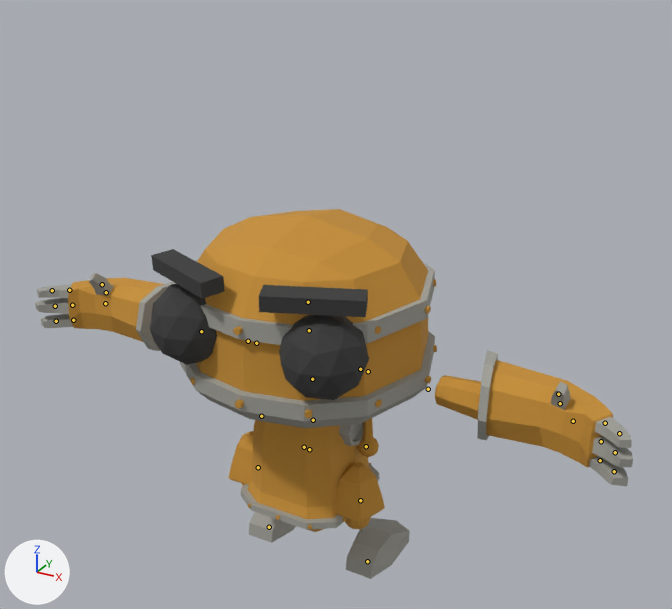
The glTF model assets3d/clash.glb, before and after one commit.
The view is the same before and after, from a 50 mm camera at (-243.4, 18.8, -255.2) aimed at (-247.4, 26.1, -258.8). Every picture has the same lights, and +X, +Y and +Z are marked at lower left. The older version comes first. The bones that change, and the others that lie on the model, are drawn over the model as lines.

Objects in the first picture: 'Foot.L', 'Foot.R', 'Hand.L', 'Hand.R', 'Head', 'Leg.L', 'LowerLeg.L', 'LowerLeg.R', 'Torso'.
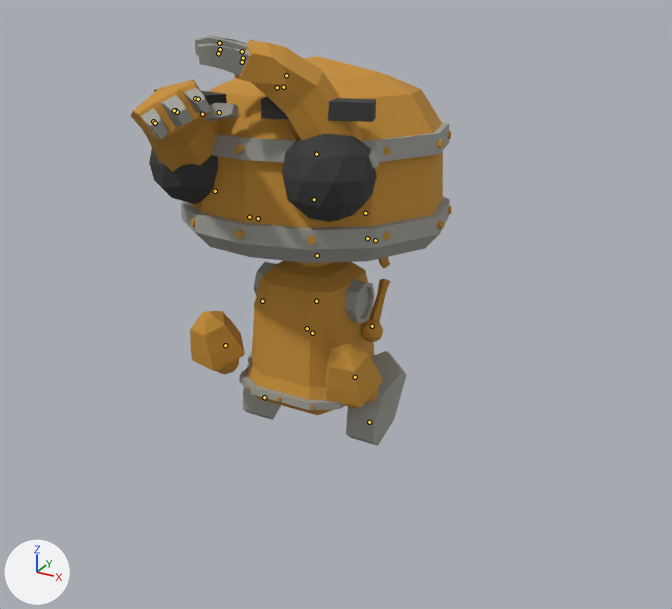
The newer file adds an action. The first version stands in its rest pose; the second is drawn at frame 8 of the action 'robot|Jump'.

What changed in the scene script:
```text
Change bone_foot_l:
    where bone_foot_l = bpy.data.objects['RobotArmature'].pose.bones['Foot.L']  # child of 'Bone'
    bone_foot_l.location: (0.0, 0.0, 0.0) -> (0.0, -0.0006, 0.0176)
    bone_foot_l.rotation_quaternion: (1.0, 0.0, 0.0, 0.0) -> (0.884, -0.467, 0.0, 0.0)  # degrees (0, 0, 0) -> degrees (-56, 0, 0)
Change bone_body:
    where bone_body = bpy.data.objects['RobotArmature'].pose.bones['Body']  # child of 'Bone'
    bone_body.location: (0.0, 0.0, 0.0) -> (0.0, 0.0133, -0.0009)
    bone_body.rotation_quaternion: (1.0, 0.0, 0.0, 0.0) -> (1.0, -0.012, 0.0, 0.0)  # degrees (0, 0, 0) -> degrees (-1, 0, 0)
Change bone_neck:
    where bone_neck = bpy.data.objects['RobotArmature'].pose.bones['Neck']  # child of 'Torso'
    bone_neck.rotation_quaternion: (1.0, 0.0, 0.0, 0.0) -> (0.989, -0.142, -0.011, 0.03)  # degrees (0, 0, 0) -> degrees (-16, -1, 4)
Change bone_head:
    where bone_head = bpy.data.objects['RobotArmature'].pose.bones['Head']  # child of 'Neck'
    bone_head.location: (0.0, 0.0, 0.0) -> (0.0001, 0.0012, 0.0003)
    bone_head.rotation_quaternion: (1.0, 0.0, 0.0, 0.0) -> (0.994, 0.106, -0.01, -0.008)  # degrees (0, 0, 0) -> degrees (12, -1, -1)
Change bone_upperarm_l:
    where bone_upperarm_l = bpy.data.objects['RobotArmature'].pose.bones['UpperArm.L']  # child of 'Shoulder.L'
    bone_upperarm_l.rotation_quaternion: (1.0, 0.0, 0.0, 0.0) -> (0.618, -0.017, -0.49, -0.615)  # degrees (0, 0, 0) -> degrees (48, -39, -108)
Change bone_lowerarm_l:
    where bone_lowerarm_l = bpy.data.objects['RobotArmature'].pose.bones['LowerArm.L']  # child of 'UpperArm.L'
    bone_lowerarm_l.rotation_quaternion: (1.0, 0.0, 0.0, 0.0) -> (0.707, 0.264, 0.569, -0.325)  # degrees (0, 0, 0) -> degrees (1, 78, -49)
Change bone_upperarm_r:
    where bone_upperarm_r = bpy.data.objects['RobotArmature'].pose.bones['UpperArm.R']  # child of 'Shoulder.R'
    bone_upperarm_r.rotation_quaternion: (1.0, 0.0, 0.0, 0.0) -> (0.496, -0.274, 0.596, 0.57)  # degrees (0, 0, 0) -> degrees (-109, 116, -34)
Change bone_lowerarm_r:
    where bone_lowerarm_r = bpy.data.objects['RobotArmature'].pose.bones['LowerArm.R']  # child of 'UpperArm.R'
    bone_lowerarm_r.rotation_quaternion: (1.0, 0.0, 0.0, 0.0) -> (0.593, -0.003, -0.767, 0.246)  # degrees (0, 0, 0) -> degrees (65, -115, -45)
Change bone_upperleg_l:
    where bone_upperleg_l = bpy.data.objects['RobotArmature'].pose.bones['UpperLeg.L']  # child of 'Body'
    bone_upperleg_l.rotation_quaternion: (1.0, 0.0, 0.0, 0.0) -> (0.904, -0.419, -0.067, -0.049)  # degrees (0, 0, 0) -> degrees (-50, -9, -2)
Change bone_lowerleg_l:
    where bone_lowerleg_l = bpy.data.objects['RobotArmature'].pose.bones['LowerLeg.L']  # child of 'UpperLeg.L'
    bone_lowerleg_l.rotation_quaternion: (1.0, 0.0, 0.0, 0.0) -> (0.802, 0.597, 0.0, 0.0)  # degrees (0, 0, 0) -> degrees (73, 0, 0)
Change bone_upperleg_r:
    where bone_upperleg_r = bpy.data.objects['RobotArmature'].pose.bones['UpperLeg.R']  # child of 'Body'
    bone_upperleg_r.rotation_quaternion: (1.0, 0.0, 0.0, 0.0) -> (0.915, -0.379, 0.117, 0.073)  # degrees (0, 0, 0) -> degrees (-45, 16, 3)
Change bone_lowerleg_r:
    where bone_lowerleg_r = bpy.data.objects['RobotArmature'].pose.bones['LowerLeg.R']  # child of 'UpperLeg.R'
    bone_lowerleg_r.rotation_quaternion: (1.0, 0.0, 0.0, 0.0) -> (0.835, 0.55, 0.0, 0.0)  # degrees (0, 0, 0) -> degrees (67, 0, 0)
Change bone_foot_r:
    where bone_foot_r = bpy.data.objects['RobotArmature'].pose.bones['Foot.R']  # child of 'Bone'
    bone_foot_r.location: (0.0, 0.0, 0.0) -> (0.0, -0.0006, 0.017)
    bone_foot_r.rotation_quaternion: (1.0, 0.0, 0.0, 0.0) -> (0.884, -0.467, 0.0, 0.0)  # degrees (0, 0, 0) -> degrees (-56, 0, 0)
```

Where the change shows, as pixel boxes (x1, y1, x2, y2) in the pictures (672 x 609 px):
'Head', posed
    before: (150, 209, 437, 428)
    after: (149, 56, 451, 263)
'Torso', posed
    before: (240, 420, 380, 532)
    after: (240, 260, 378, 415)
'Hand.L', posed
    before: (435, 351, 633, 486)
    after: (194, 35, 380, 168)
'Hand.R', posed
    before: (35, 273, 176, 351)
    after: (131, 80, 238, 172)
'Foot.L', posed (55% taller)
    before: (346, 518, 410, 579)
    after: (346, 351, 407, 446)
'LowerLeg.L', posed (14% wider)
    before: (335, 462, 385, 530)
    after: (326, 341, 383, 408)
'LowerLeg.R', posed
    before: (228, 431, 253, 485)
    after: (190, 311, 245, 374)
'Foot.R', posed
    before: (249, 512, 296, 543)
    after: (243, 363, 281, 420)
'Leg.L', posed
    before: (357, 418, 379, 457)
    after: (361, 279, 390, 342)
bone 'Foot.L', root to tip
    before: (367, 561) to (367, 562)
    after: (369, 422) to (369, 423)
bone 'Body', root to tip
    before: (304, 447) to (304, 446)
    after: (307, 328) to (307, 327)
bone 'Neck', root to tip
    before: (309, 330) to (309, 330)
    after: (314, 199) to (314, 199)
bone 'Head', root to tip
    before: (308, 302) to (308, 301)
    after: (316, 154) to (316, 153)
bone 'UpperArm.L', root to tip
    before: (368, 371) to (368, 371)
    after: (375, 240) to (375, 240)
bone 'LowerArm.L', root to tip
    before: (428, 389) to (429, 389)
    after: (365, 213) to (365, 211)
bone 'UpperArm.R', root to tip
    before: (248, 341) to (247, 341)
    after: (249, 217) to (249, 217)
bone 'LowerArm.R', root to tip
    before: (201, 331) to (200, 331)
    after: (215, 191) to (214, 190)
bone 'UpperLeg.L', root to tip
    before: (366, 446) to (366, 447)
    after: (372, 326) to (372, 326)
bone 'LowerLeg.L', root to tip
    before: (360, 500) to (360, 501)
    after: (355, 377) to (355, 377)
bone 'UpperLeg.R', root to tip
    before: (261, 416) to (261, 416)
    after: (262, 301) to (262, 301)
bone 'LowerLeg.R', root to tip
    before: (258, 467) to (258, 468)
    after: (225, 345) to (226, 346)
bone 'Foot.R', root to tip
    before: (269, 527) to (268, 527)
    after: (264, 397) to (264, 398)
